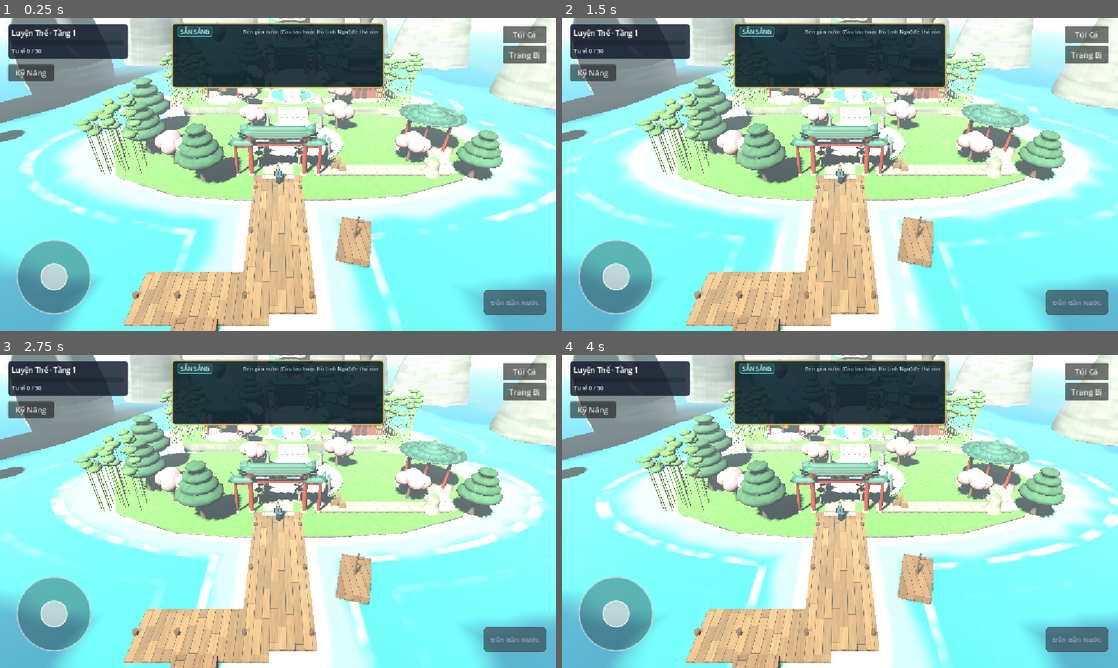
Above: before the commit, frames 1-4 (two rows, left to right).
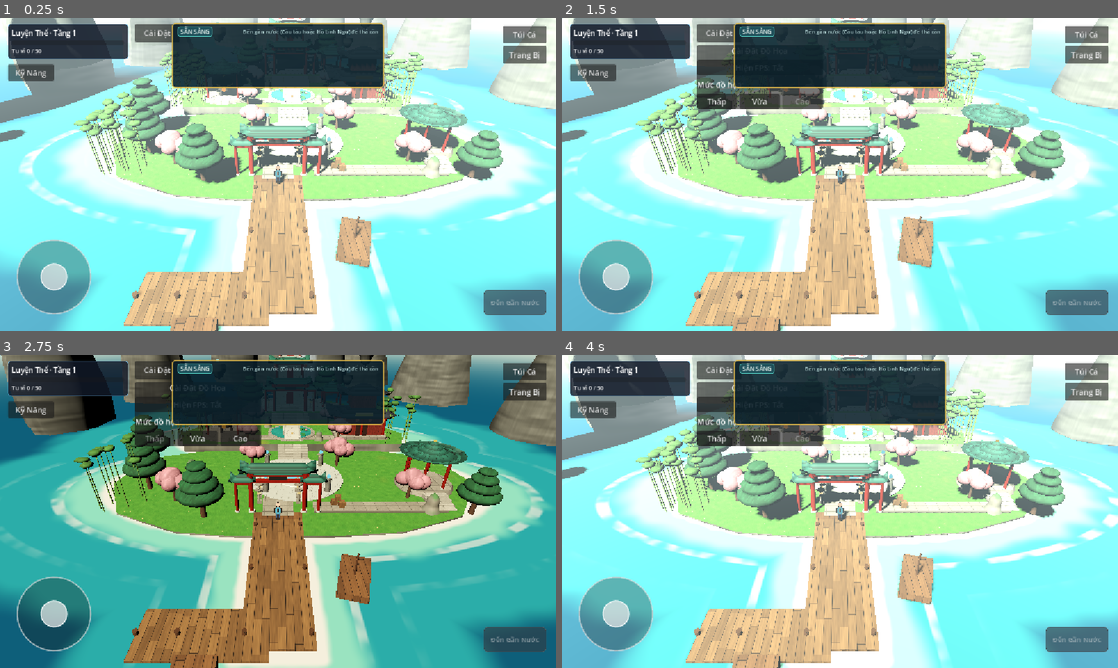
Above: after the commit, the same moments.

Repository: aohmn/GameDemo
Game: Godot game, scene res://scenes/boot/main.tscn
Same seed, same stepped clock (60 frames per second), same inputs: the game is played once before the commit and once after it.
Inputs (mouse positions are in pixels of both pictures, inside the frame that each line leads up to):
- Up to frame 1 (0.25 s): no input
- Up to frame 2 (1.5 s): click (717, 33) at 0.5 s, where only the run after the commit has a clickable "Cài Đặt"; click (762, 68) at 1.25 s, where only the run after the commit has a clickable "Hiện FPS: Tắt"
- Up to frame 3 (2.75 s): click (155, 439) at 2 s, where only the run after the commit has a clickable "Thấp"
- Up to frame 4 (4 s): click (762, 439) at 2.75 s, where only the run after the commit has a clickable "Vừa"; click (801, 439) at 3.5 s, where only the run after the commit has a clickable "Cao"

The runs differ from the first frame. In frame 1, 0.4% of the frame differs, in the area x 24-32%, y 2-8%; in frame 2, 2.8%; in frame 3, 90%, in the area x 0-100%, y 0-100%; in frame 4, 2.8%.

Commit message:
Việc 8: Hiệu năng Android — bộ đếm FPS và 3 mức đồ họa Thấp/Vừa/Cao trong presentation/settings_ui

Diff:
--- /dev/null
+++ b/presentation/settings_ui/settings_ui.gd
@@ -0,0 +1,181 @@
+extends Control
+## UI Cài đặt hiệu năng Android: bộ đếm FPS và 3 mức đồ họa (Thấp / Vừa / Cao).
+
+const SAVE_PATH: String = "user://settings.cfg"
+const SAVE_VERSION: int = 1
+
+enum Quality { LOW = 0, MEDIUM = 1, HIGH = 2 }
+
+var _quality: int = Quality.HIGH
+var _show_fps: bool = false
+var _fps_accum: float = 0.0
+var _target_root: Node = null
+
+var _btn_toggle: Button
+var _fps_label: Label
+var _panel: PanelContainer
+var _btn_fps: Button
+var _quality_btns: Array[Button] = []
+
+
+func _ready() -> void:
+	mouse_filter = Control.MOUSE_FILTER_IGNORE
+	set_anchors_preset(Control.PRESET_FULL_RECT)
+	_build_ui()
+	_load_settings()
+	_refresh_ui()
+	call_deferred("apply_quality")
+
+
+func set_target_root(root_node: Node) -> void:
+	_target_root = root_node
+	apply_quality()
+
+
+func _process(delta: float) -> void:
+	if not _show_fps or _fps_label == null:
+		return
+	_fps_accum += delta
+	if _fps_accum >= 0.25:
+		_fps_accum = 0.0
+		_fps_label.text = "FPS: %d" % int(Engine.get_frames_per_second())
+
+
+func _build_ui() -> void:
+	_btn_toggle = Button.new()
+	_btn_toggle.text = "Cài Đặt"
+	_btn_toggle.position = Vector2(280.0, 12.0)
+	_btn_toggle.custom_minimum_size = Vector2(92.0, 38.0)
+	_btn_toggle.pressed.connect(_on_toggle_panel)
+	add_child(_btn_toggle)
+
+	_fps_label = Label.new()
+	_fps_label.position = Vector2(382.0, 18.0)
+	_fps_label.add_theme_font_size_override("font_size", 16)
+	_fps_label.add_theme_color_override("font_color", Color(0.95, 0.95, 0.45))
+	_fps_label.visible = false
+	add_child(_fps_label)
+
+	_panel = PanelContainer.new()
+	_panel.position = Vector2(280.0, 56.0)
+	_panel.custom_minimum_size = Vector2(260.0, 0.0)
+	_panel.visible = false
+	add_child(_panel)
+
+	var vbox := VBoxContainer.new()
+	vbox.add_theme_constant_override("separation", 8)
+	_panel.add_child(vbox)
+
+	var title := Label.new()
+	title.text = "Cài Đặt Đồ Họa"
+	title.horizontal_alignment = HORIZONTAL_ALIGNMENT_CENTER
+	vbox.add_child(title)
+
+	_btn_fps = Button.new()
+	_btn_fps.pressed.connect(_on_toggle_fps)
+	vbox.add_child(_btn_fps)
+
+	var q_label := Label.new()
+	q_label.text = "Mức đồ họa:"
+	vbox.add_child(q_label)
+
+	var hbox := HBoxContainer.new()
+	hbox.add_theme_constant_override("separation", 6)
+	vbox.add_child(hbox)
+
+	var names: Array[String] = ["Thấp", "Vừa", "Cao"]
+	for i in range(3):
+		var b := Button.new()
+		b.text = names[i]
+		b.size_flags_horizontal = Control.SIZE_EXPAND_FILL
+		var q_idx: int = i
+		b.pressed.connect(func(): _set_quality(q_idx))
+		hbox.add_child(b)
+		_quality_btns.append(b)
+
+
+func _on_toggle_panel() -> void:
+	if _panel != null:
+		_panel.visible = not _panel.visible
+
+
+func _on_toggle_fps() -> void:
+	_show_fps = not _show_fps
+	_save_settings()
+	_refresh_ui()
+
+
+func _set_quality(q: int) -> void:
+	_quality = clampi(q, Quality.LOW, Quality.HIGH)
+	_save_settings()
+	_refresh_ui()
+	apply_quality()
+
+
+func _refresh_ui() -> void:
+	if _fps_label != null:
+		_fps_label.visible = _show_fps
+		if _show_fps:
+			_fps_label.text = "FPS: %d" % int(Engine.get_frames_per_second())
+	if _btn_fps != null:
+		_btn_fps.text = "Hiện FPS: %s" % ("Bật" if _show_fps else "Tắt")
+	for i in range(_quality_btns.size()):
+		_quality_btns[i].disabled = (i == _quality)
+
+
+func apply_quality() -> void:
+	var root_node: Node = _target_root if _target_root != null else get_tree().current_scene
+	if root_node == null:
+		return
+	for node in root_node.find_children("*", "", true, false):
+		if node is DirectionalLight3D:
+			var light := node as DirectionalLight3D
+			light.shadow_enabled = (_quality != Quality.LOW)
+			if _quality == Quality.MEDIUM:
+				light.directional_shadow_max_distance = 35.0
+			elif _quality == Quality.HIGH:
+				light.directional_shadow_max_distance = 70.0
+		elif node is WorldEnvironment:
+			var env := (node as WorldEnvironment).environment
+			if env != null:
+				env.fog_enabled = (_quality != Quality.LOW)
+				if _quality == Quality.MEDIUM:
+					env.fog_density = 0.0018
+				elif _quality == Quality.HIGH:
+					env.fog_density = 0.0035
+		elif node is MeshInstance3D and node.name.begins_with("MistLayer_"):
+			var idx: int = int(node.name.trim_prefix("MistLayer_"))
+			if _quality == Quality.LOW:
+				(node as MeshInstance3D).visible = false
+			elif _quality == Quality.MEDIUM:
+				(node as MeshInstance3D).visible = (idx % 2 == 0)
+			else:
+				(node as MeshInstance3D).visible = true
+		elif node is MultiMeshInstance3D:
+			var mm_node := node as MultiMeshInstance3D
+			if mm_node.multimesh != null:
+				var total: int = mm_node.multimesh.instance_count
+				if _quality == Quality.LOW:
+					mm_node.multimesh.visible_instance_count = maxi(1, int(total * 0.35))
+				elif _quality == Quality.MEDIUM:
+					mm_node.multimesh.visible_instance_count = maxi(1, int(total * 0.65))
+				else:
+					mm_node.multimesh.visible_instance_count = -1
+
+
+func _save_settings() -> void:
+	var cfg := ConfigFile.new()
+	cfg.set_value("meta", "version", SAVE_VERSION)
+	cfg.set_value("graphics", "quality", _quality)
+	cfg.set_value("graphics", "show_fps", _show_fps)
+	cfg.save(SAVE_PATH)
+
+
+func _load_settings() -> void:
+	var cfg := ConfigFile.new()
+	if cfg.load(SAVE_PATH) != OK:
+		return
+	if int(cfg.get_value("meta", "version", 0)) != SAVE_VERSION:
+		return
+	_quality = clampi(int(cfg.get_value("graphics", "quality", Quality.HIGH)), Quality.LOW, Quality.HIGH)
+	_show_fps = bool(cfg.get_value("graphics", "show_fps", false))
--- /dev/null
+++ b/presentation/settings_ui/settings_ui.tscn
@@ -0,0 +1,13 @@
+[gd_scene load_steps=2 format=3]
+
+[ext_resource type="Script" path="res://presentation/settings_ui/settings_ui.gd" id="1_settings"]
+
+[node name="SettingsUI" type="Control"]
+layout_mode = 3
+anchors_preset = 15
+anchor_right = 1.0
+anchor_bottom = 1.0
+grow_horizontal = 2
+grow_vertical = 2
+mouse_filter = 2
+script = ExtResource("1_settings")
--- a/scenes/boot/main.gd
+++ b/scenes/boot/main.gd
@@ -58,6 +58,7 @@
 	_create_equipment_ui()
 	_shop_ui = _ui_router.call("build_shop_ui", _hud, _shop_api, _economy_api, _cultivation_api) as Control
 	_ui_router.call("build_skill_ui", _hud, _fishing_api)
+	_ui_router.call("build_settings_ui", _hud, self)
 	_create_fishing_ui()
 	_create_fishing_rig()
 	_setup_save_manager()
--- a/scenes/boot/ui_action_router.gd
+++ b/scenes/boot/ui_action_router.gd
@@ -6,6 +6,7 @@
 const CULTIVATION_UI_PATH: String = "res://presentation/cultivation_ui/cultivation_ui.tscn"
 const SHOP_UI_PATH: String = "res://presentation/shop_ui/shop_ui.tscn"
 const SKILL_UI_PATH: String = "res://presentation/fishing_skill_ui/fishing_skill_ui.tscn"
+const SETTINGS_UI_PATH: String = "res://presentation/settings_ui/settings_ui.tscn"
 
 var _coordinator: RefCounted
 var _economy_api: RefCounted
@@ -149,3 +150,18 @@
 		"insufficient_fish":
 			return "Không đủ cá để hấp thu"
 	return "Không thể hấp thu"
+
+
+func build_settings_ui(hud: Node, target_root: Node) -> Control:
+	if hud == null or not ResourceLoader.exists(SETTINGS_UI_PATH):
+		return null
+	var scene := load(SETTINGS_UI_PATH) as PackedScene
+	if scene == null:
+		return null
+	var ui := scene.instantiate() as Control
+	if ui == null:
+		return null
+	hud.add_child(ui)
+	if ui.has_method("set_target_root"):
+		ui.call("set_target_root", target_root)
+	return ui
Not shown, added: presentation/fishing_skill_ui/fishing_skill_ui.gd.uid
Not shown, added: presentation/fishing_skill_ui/scenes/dev.gd.uid
Not shown, added: scenes/boot/save_manager.gd.uid
Not shown, added: tests/headless/save_roundtrip.gd.uid
Not shown, changed: CHANGELOG.md
